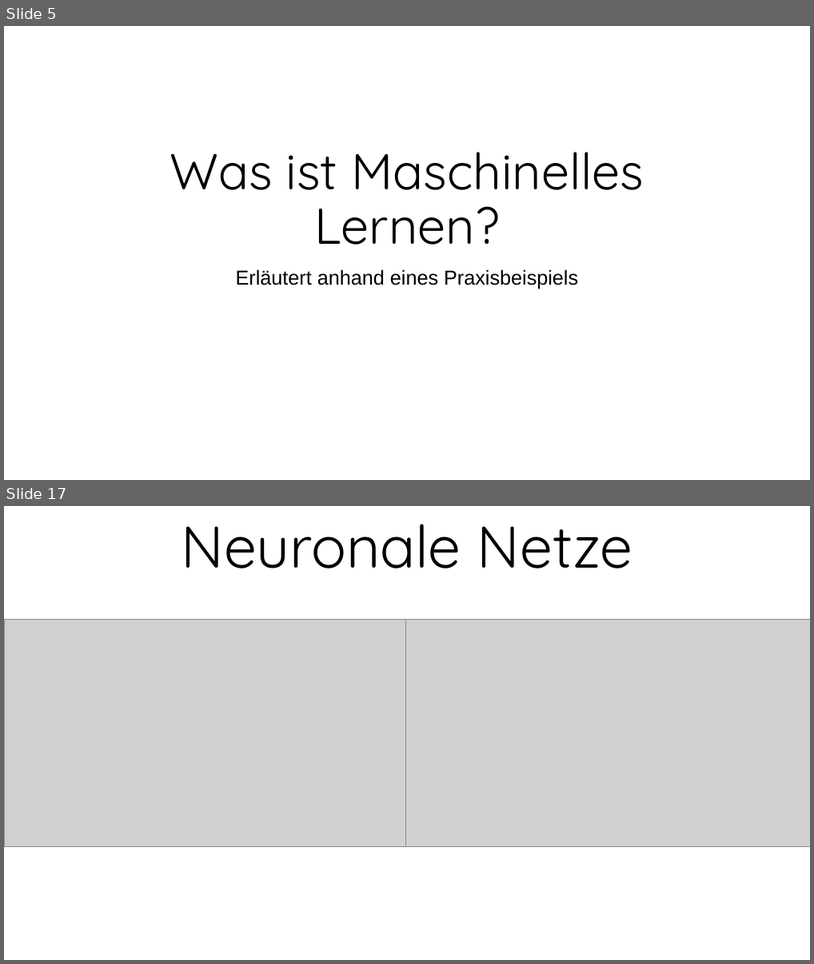
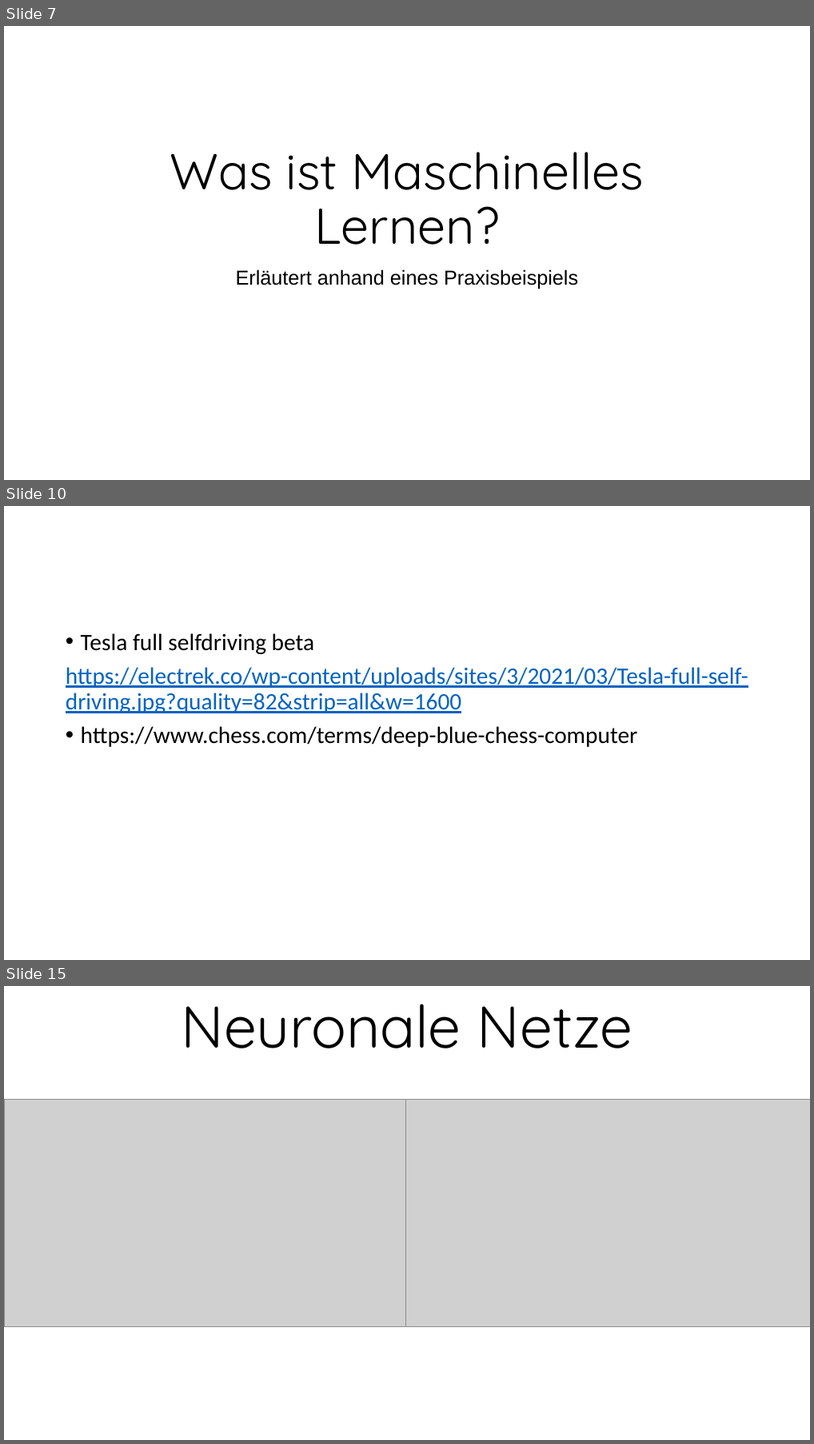
Before and after one commit to SemJoerg/DigitRecognition, a slide deck: presentation/presentation.pptx. Shown one above the other, each under a label of ours: slides 5 and 17 before the commit, slides 7, 10 and 15 after it; the slides between them are not shown. The pictures are 814x964 and 814x1444 pixels, drawn with LibreOffice and Linux fonts; fonts in the diff are those of the drawing; grey boxes stand for pictures; background and template pictures are left out. Boxes give left, top, right and bottom in pixels: in the first picture for what was removed or moved away, otherwise in the second. Text is boxed around its words. In the diff, an @@ line names an element or a change of style, - is before the commit and + after.

```diff
--- a/presentation/presentation.pptx
+++ b/presentation/presentation.pptx
@@ slide 10 added at (4,506,810,960), background picture (left out) @@
@@ text added at (66,633,749,747), 28 pt, text #0563C1, underline @@
+• Tesla full selfdriving beta
+https://electrek.co/wp-content/uploads/sites/3/2021/03/Tesla-full-self-driving.jpg?quality=82&strip=all&w=1600
+• https://www.chess.com/terms/deep-blue-chess-computer
@@ what was slide 5 is now slide 7 @@
@@ what was slide 17 is now slide 15 @@
```
Also in this commit, not shown: 3 slides changed, 11 other slides added, 10 slides removed, 14 other files.
